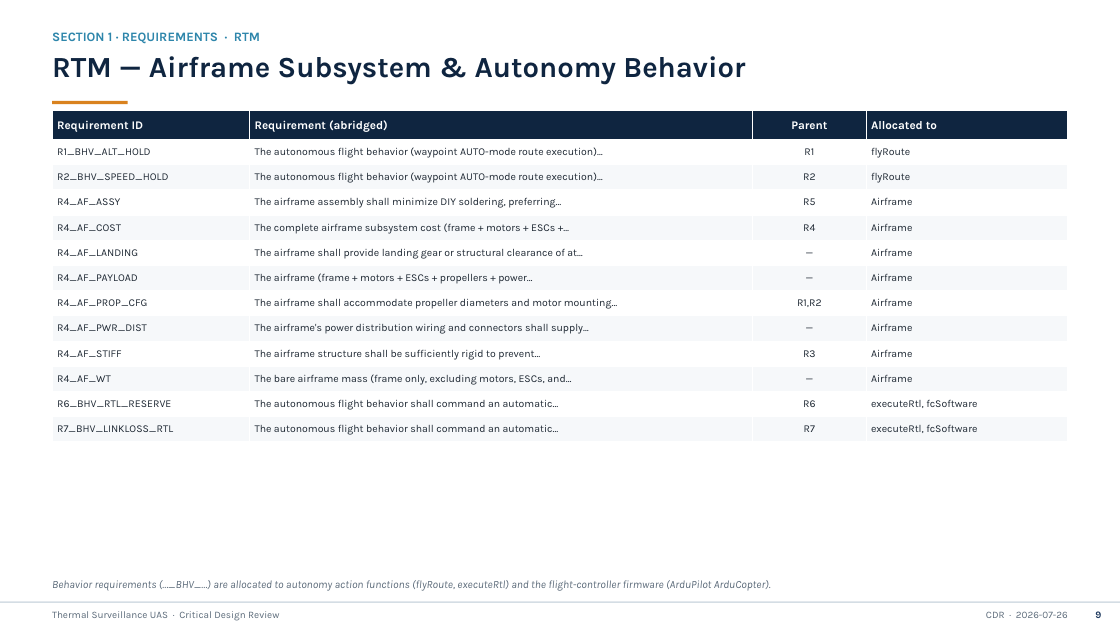
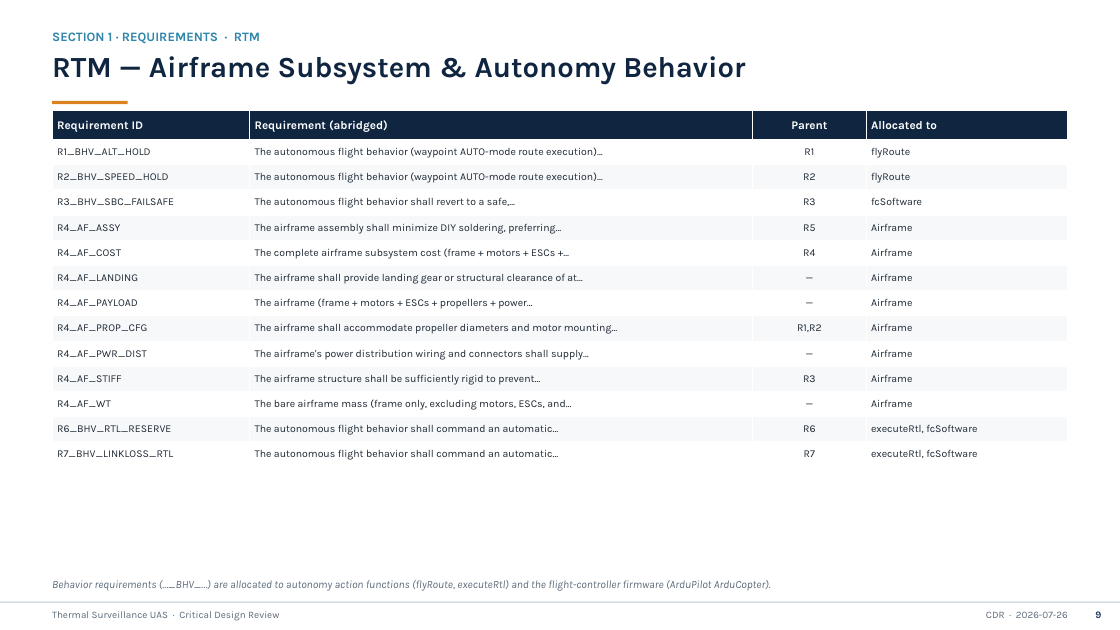
Before and after one commit to david12daniel/SurveillanceDrone, a slide deck: slide 10 of CDR_Thermal_Surveillance_Drone.pptx. Drawn at 1120x630 pixels with LibreOffice and Linux fonts; fonts in the diff are those of the drawing. Boxes give left, top, right and bottom in pixels: in the first picture for what was removed or moved away, otherwise in the second. Text is boxed around its words. In the diff, an @@ line names an element or a change of style, - is before the commit and + after.

```diff
--- a/CDR_Thermal_Surveillance_Drone.pptx
+++ b/CDR_Thermal_Surveillance_Drone.pptx
@@ table at [52,111,1068,467] @@
+row 4: R3_BHV_SBC_FAILSAFE | The autonomous flight behavior shall revert to a safe,… | R3 | fcSoftware
```
Also in this commit, not shown: 6 other slides changed, 8 other files.
